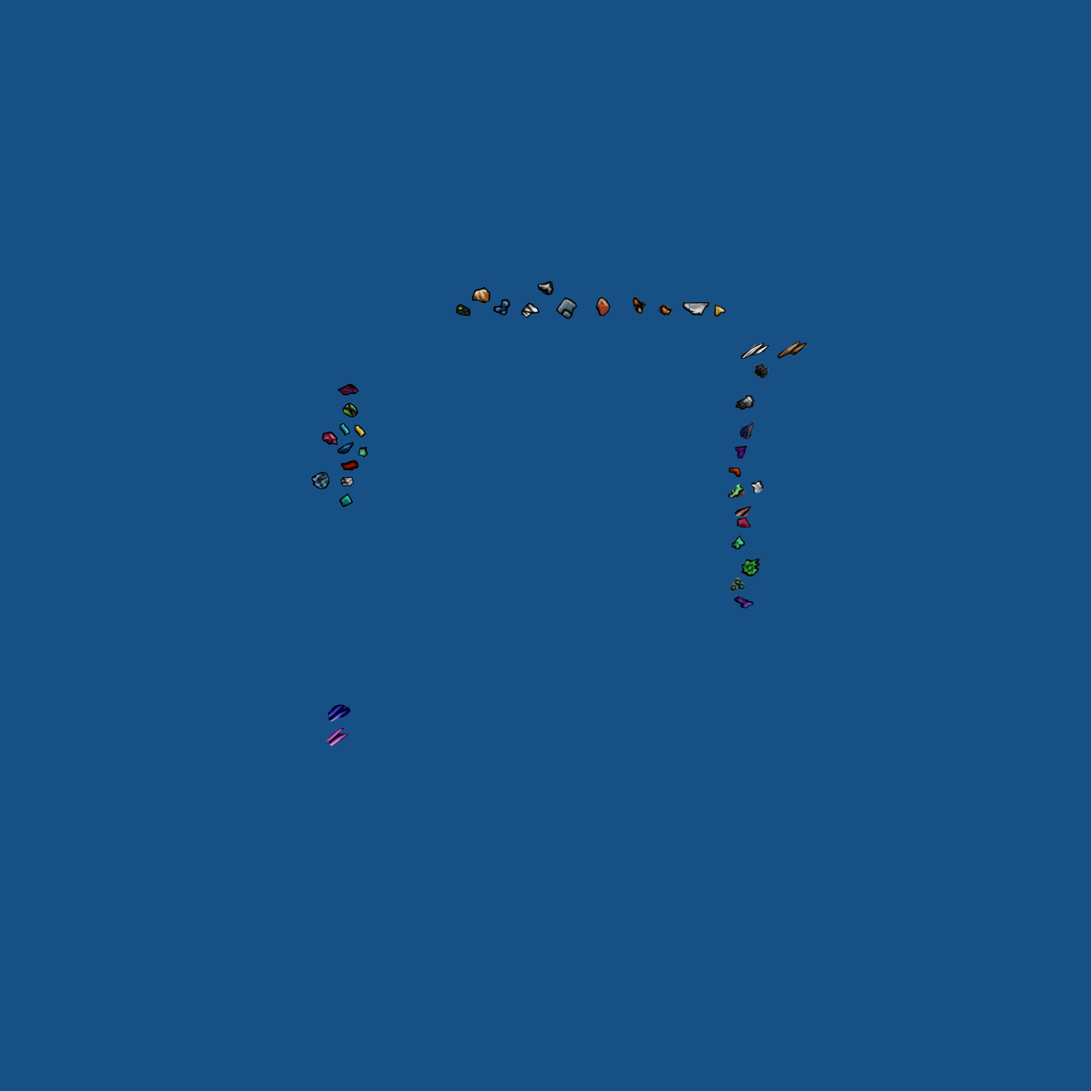
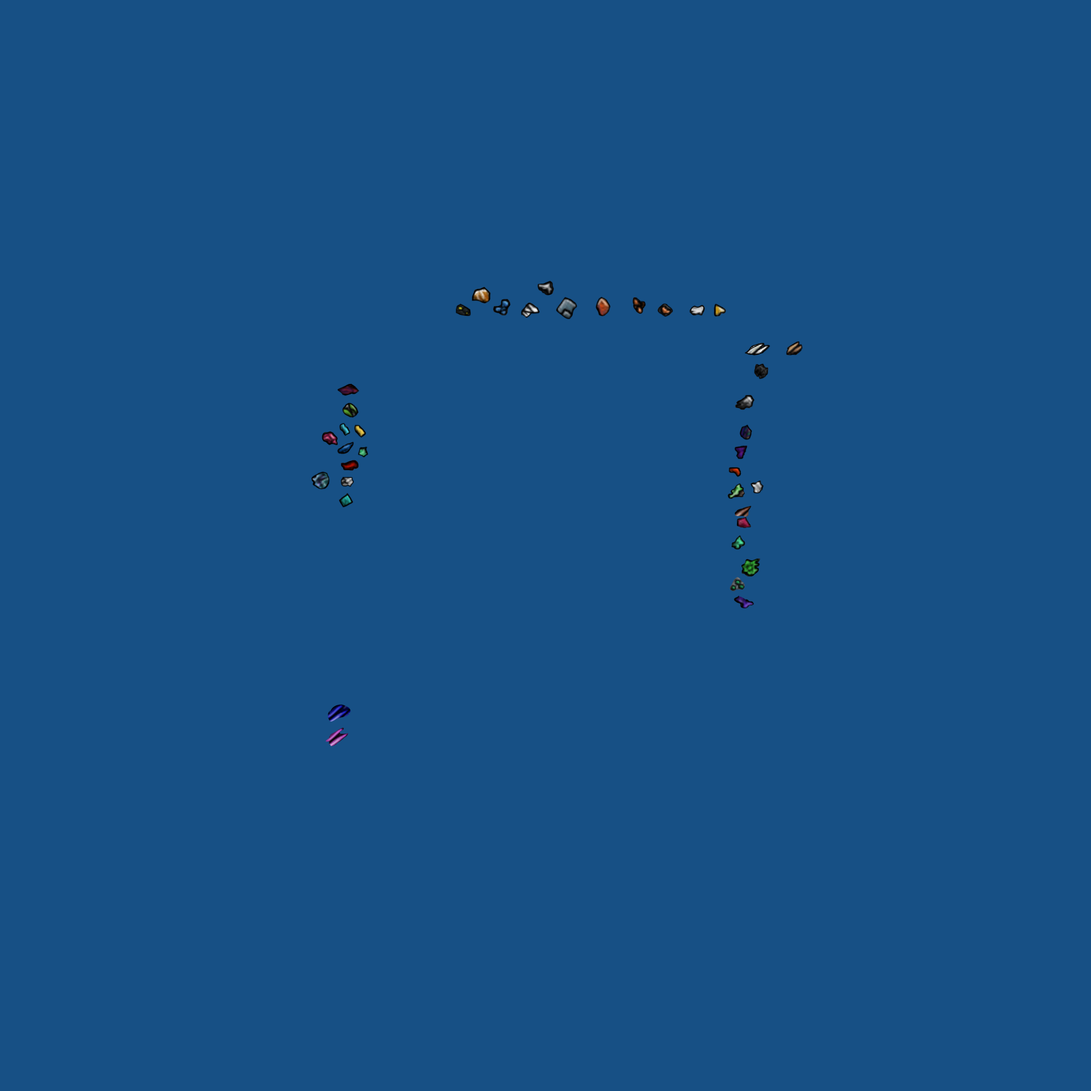
Revision of a layered 1091 x 1091 image; what changed, layer by layer:
painted on "Layer 41" over box(633, 296, 808, 500)
